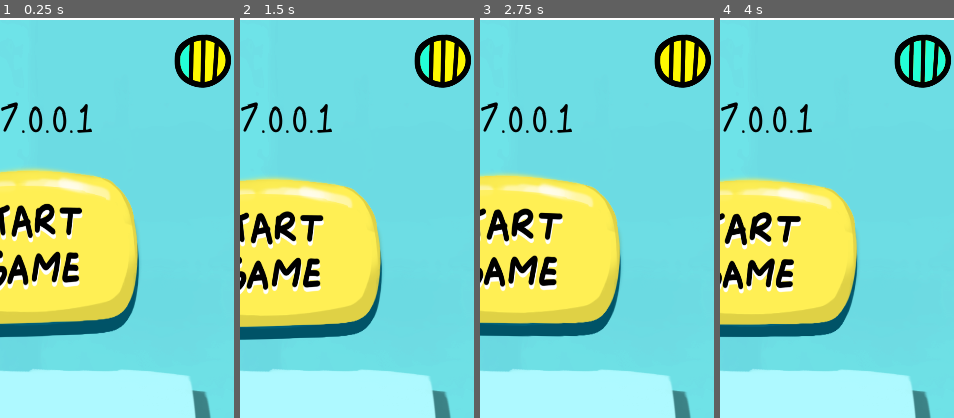
Above: before the commit, frames 1-4 (left to right).
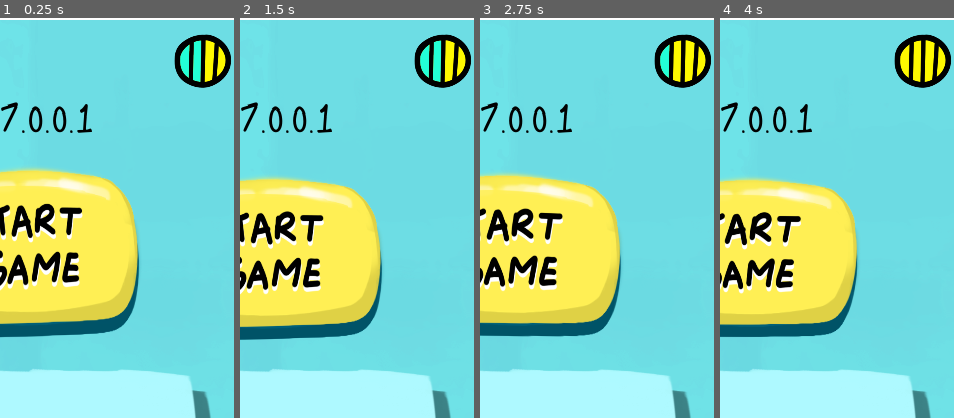
Above: after the commit, the same moments.

Repository: brennanho/Trio
Game: Godot game, scene res://Lobby.tscn
The game is run twice, just before and just after one commit, with the same random seed, the same clock (stepped at 60 frames per second) and the same inputs. This scene is started directly instead of the project's main scene.
Inputs (mouse positions are % of the whole screen's width and height, from its top left):
- Up to frame 1 (0.25 s): no input
- Up to frame 2 (1.5 s): click (50, 30) at 0.52 s; click (50, 30) at 1.27 s
- Up to frame 3 (2.75 s): click (50, 30) at 2.02 s
- Up to frame 4 (4 s): no input
The pictures show only the part of the screen within x 44-94%, y 0-50%; the shares and areas given below are measured in that part.

The runs differ from the first frame. In frame 1, 0.3% of the frame differs, in the area x 82-86%, y 5-16%; in frame 2, 0.3%; in frame 3, 0.2%; in frame 4, 1.1%, in the area x 76-97%, y 5-16%.

Commit message:
Loading bar added

Diff:
--- a/Lobby.tscn
+++ b/Lobby.tscn
@@ -104,6 +104,7 @@
 position = Vector2( 947.176, 513.004 )
 scale = Vector2( 0.448125, 0.498043 )
 frames = SubResource( 3 )
+frame = 1
 playing = true
 flip_v = true
 
--- a/Select_Room.tscn
+++ b/Select_Room.tscn
@@ -54,7 +54,7 @@
 rotation = 1.5708
 scale = Vector2( 0.499022, 0.562123 )
 frames = SubResource( 3 )
-frame = 3
+frame = 2
 playing = true
 
 [connection signal="pressed" from="Back" to="Back" method="_on_Back_pressed"]
--- a/scripts/lobby.gd
+++ b/scripts/lobby.gd
@@ -52,5 +52,6 @@
 		global.discover_thread.start(get_node("Network"), "broadcast_to_clients", [null])
 	else:
 		get_node("Network").init_client(global.server_ip)
+		get_parent().get_node("Start_Game").disabled = true
 	var start_game_button = get_parent().get_node("Start_Game")
 	start_game_button.connect("pressed", self, "_button_pressed", [start_game_button.get_name(), seed_val, global.peer])
